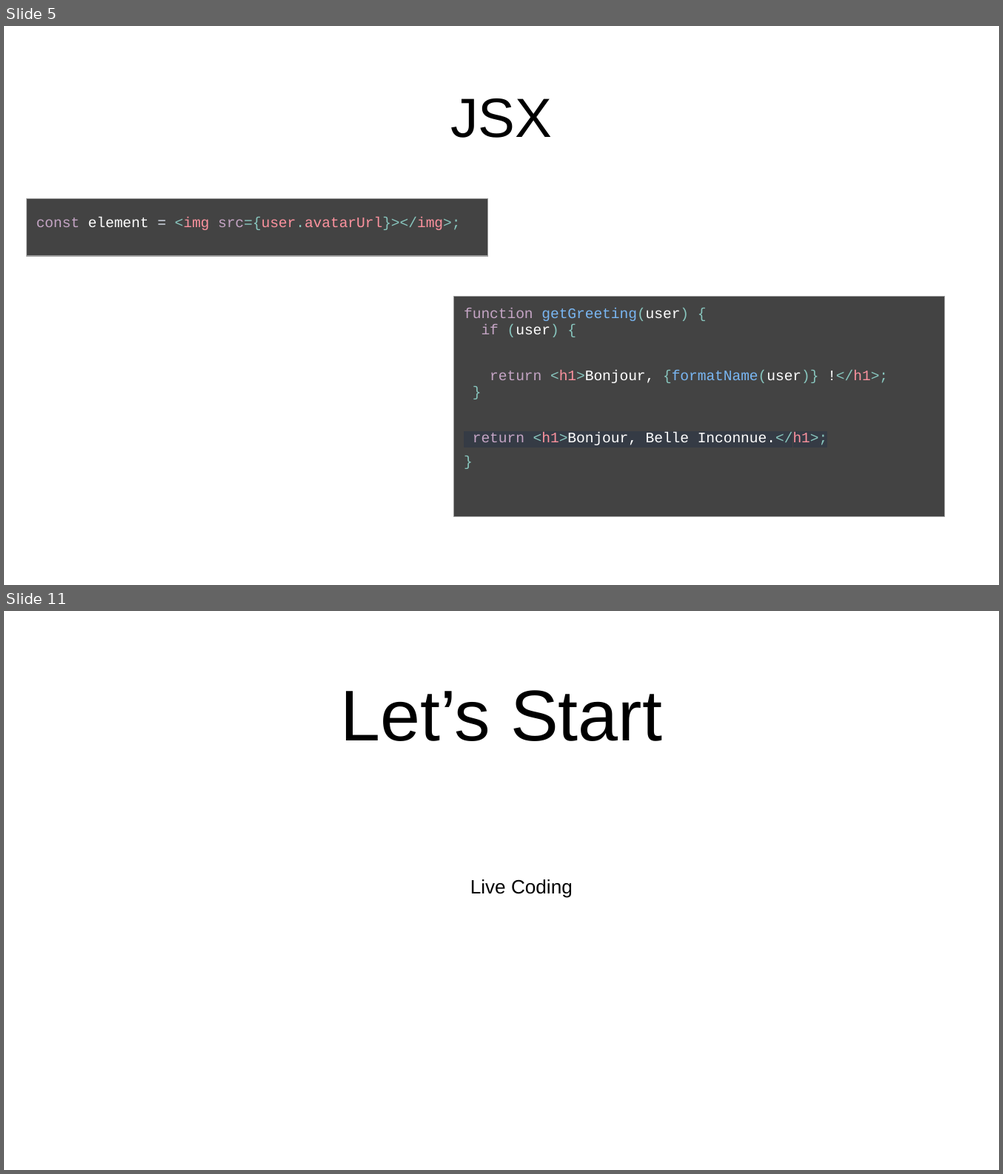
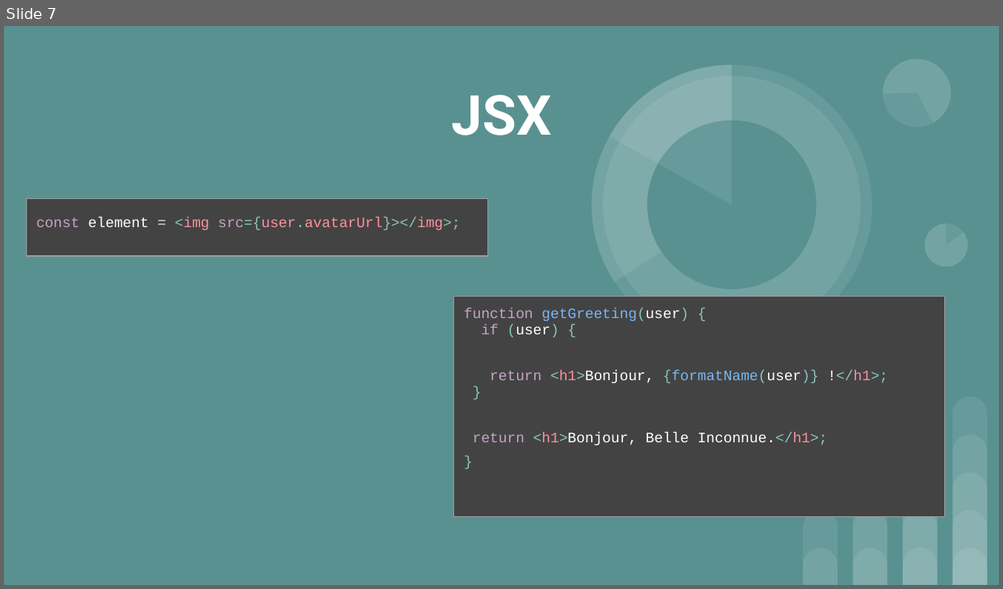
Before and after one commit to FXpel/IFI_React, a slide deck: cours/IFI_React.pptx. Shown one above the other, each under a label of ours: slides 5 and 11 before the commit, slide 7 after it; the slides between them are not shown. The pictures are 1003x1174 and 1003x589 pixels, drawn with LibreOffice and Linux fonts; fonts in the diff are those of the drawing. Boxes give left, top, right and bottom in pixels: in the first picture for what was removed or moved away, otherwise in the second. Text is boxed around its words. In the diff, an @@ line names an element or a change of style, - is before the commit and + after.

```diff
--- a/cours/IFI_React.pptx
+++ b/cours/IFI_React.pptx
@@ slide 11 removed at (4,611,999,1170), background #FFFFFF @@
@@ title removed at (341,690,662,741) @@
-Let’s Start
@@ text removed at (470,880,572,897) @@
-Live Coding
@@ what was slide 5 is now slide 7 @@
@@ slide 7 changed as well @@
@@ background #FFFFFF to #599191 @@
@@ title "JSX" at (452,95,552,136): font Arial to Roboto, text colour #000000 to #FFFFFF, bold on; vertical alignment bottom to middle @@
@@ group added at (552,26,967,383): 5 ellipses, 4 pie slice (boxed as its full ellipse)s @@
@@ table at (453,297,944,585) @@
@@ highlight #353B45 to none in "return <h1>Bonjour, Belle Inconnue.</h1>;" @@
@@ group added at (802,397,987,585): 14 round same rects @@
```
Also in this commit, not shown: 7 other slides changed, 7 slides added, 2 other slides removed, 1 other file.
